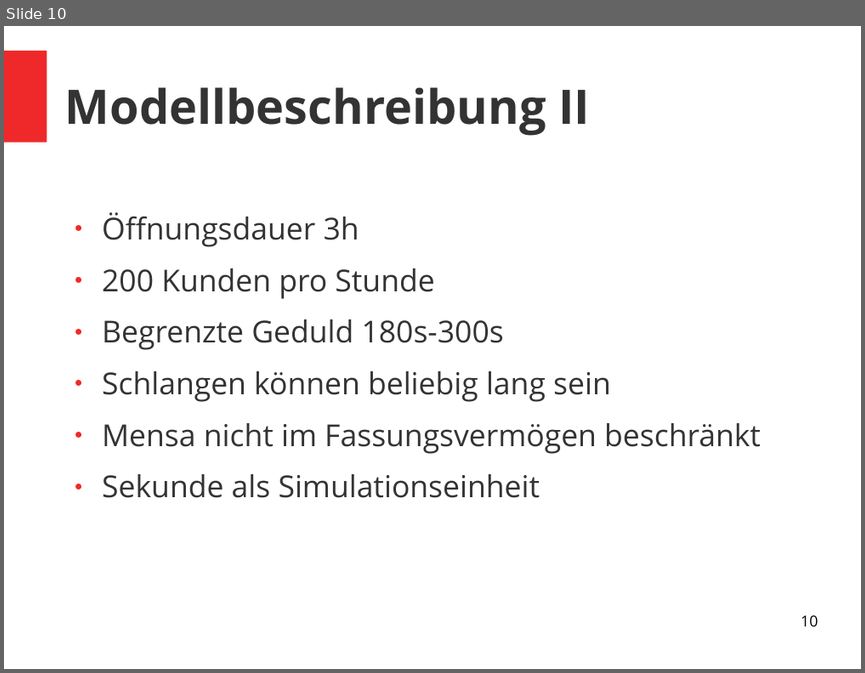
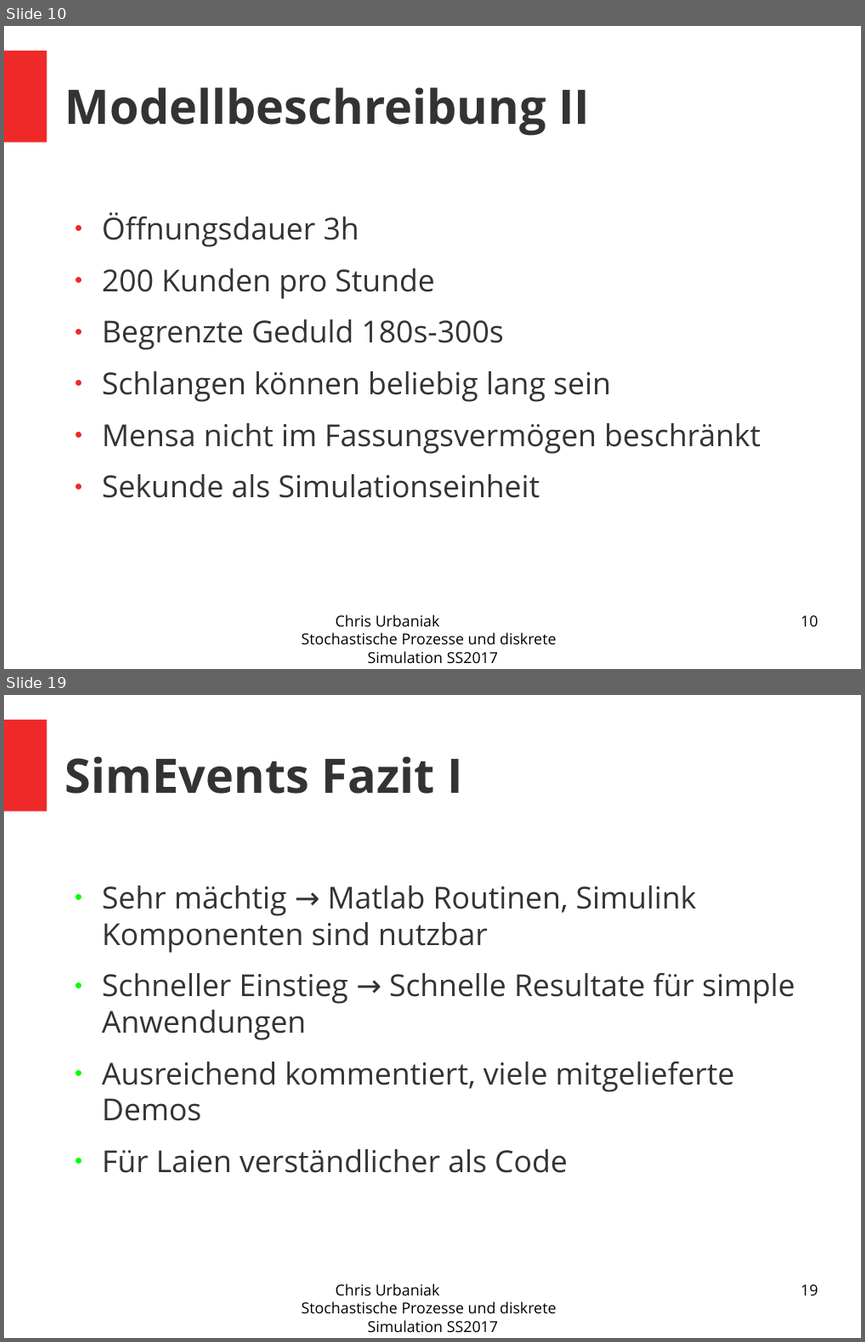
Before and after one commit to nouiteesator/seminar, a slide deck: Präsi.odp. Shown one above the other, each under a label of ours: slide 10 before the commit, slides 10 and 19 after it; the slides between them are not shown. The pictures are 865x673 and 865x1342 pixels, drawn with LibreOffice and Linux fonts; fonts in the diff are those of the drawing. Boxes give left, top, right and bottom in pixels: in the first picture for what was removed or moved away, otherwise in the second. Text is boxed around its words. In the diff, an @@ line names an element or a change of style, - is before the commit and + after.

```diff
--- a/Präsi.odp
+++ b/Präsi.odp
@@ slide 19 added at <box>4,695,861,1338</box>, background #FFFFFF; not listed: 1 template element that a slide beside it also shows @@
@@ title added at <box>65,756,462,794</box>, 44 pt, text #333333, bold @@
+SimEvents Fazit I
@@ text added at <box>102,885,795,1173</box>, 28 pt, text #333333 @@
+● Sehr mächtig → Matlab Routinen, Simulink Komponenten sind nutzbar
+● Schneller Einstieg → Schnelle Resultate für simple Anwendungen
+● Ausreichend kommentiert, viele mitgelieferte Demos
+● Für Laien verständlicher als Code
@@ text added at <box>302,1283,556,1332</box>, 14 pt, text #000000 @@
+Chris Urbaniak Stochastische Prozesse und diskrete Simulation SS2017
@@ page number added at <box>800,1284,817,1295</box>, 14 pt, text #000000 @@
+19
@@ slide 10 changed as well @@
@@ text added at <box>302,614,556,663</box>, 14 pt, text #000000 @@
+Chris Urbaniak Stochastische Prozesse und diskrete Simulation SS2017
```
Also in this commit, not shown: 8 other slides changed, 14 other slides added, 1 slide removed, 3 other files.
